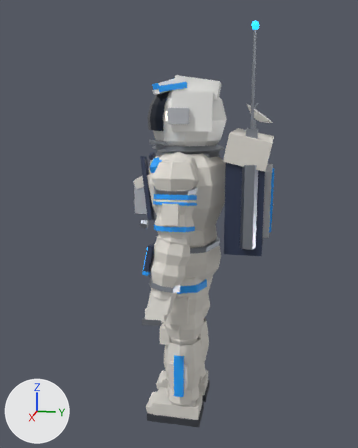
What one commit did to the glTF model assets/models/characters/oscar.glb.
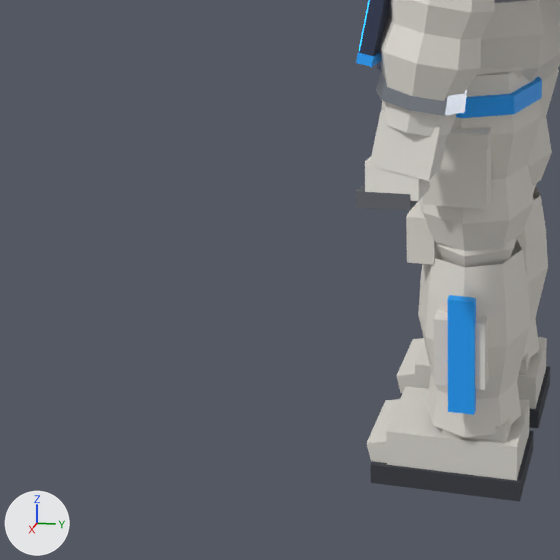
Each version is shown whole from a camera (50 mm lens) standing at (2.658, 0.482, 1.796) and looking at (-0.02, -0.053, 1.126), then close up on the part from 5% to 60% of the width and 56% to 100% of the height. The axes (+X, +Y, +Z) are drawn at lower left. The lights are the same throughout. The last two pictures show the newer version. Where no turn or scale is listed for an object, it has been applied to the vertices.

The scene before the commit, as lines of its bpy script (objects in view):
```python
me_mesh_11 = bpy.data.meshes.new('Mesh_11')
me_mesh_11.from_pydata(...)  # 8 vertices, 12 faces; spans x -0.038..0.089, y -0.139..-0.092, z -0.175..-0.022
me_mesh_11.materials.append(mat_pack)  # dark blue #2a3550
me_mesh_33 = bpy.data.meshes.new('Mesh_33')
me_mesh_33.from_pydata(...)  # a box spanning x -0.073..0.105, y -0.194..0.111, z -0.12..-0.078
me_mesh_33.materials.append(mat_sole)  # dark grey #3a3d44
me_mesh_34 = bpy.data.meshes.new('Mesh_34')
me_mesh_34.from_pydata(...)  # 48 vertices, 76 faces; spans x -0.098..0.138, y -0.114..0.114, z -0.385..-0.02
me_mesh_34.materials.append(mat_suit)  # light grey #e2ded6
ob_foot_l_sole = bpy.data.objects.new('Foot_L_Sole', me_mesh_33)
ob_foot_l_sole.location = (0.11, 0.0, 0.12)
ob_lowerarm_l_pack = bpy.data.objects.new('LowerArm_L_Pack', me_mesh_11)
ob_lowerarm_l_pack.location = (0.363, 0.001, 1.145)
ob_lowerleg_l_suit = bpy.data.objects.new('LowerLeg_L_Suit', me_mesh_34)
ob_lowerleg_l_suit.location = (0.11, 0.0, 0.521)
# also in view: 'LowerLeg_L_Accent' at (0.25, 0.0, 0.331); 'UpperLeg_R_Suit' at (-0.132, 0.0, 0.658); 'Hips_Suit' at (0.0, 0.0, 0.917); 'LowerArm_L_Metal' at (0.404, -0.04, 0.924); 'UpperLeg_L_Suit' at (0.132, 0.0, 0.658)
```
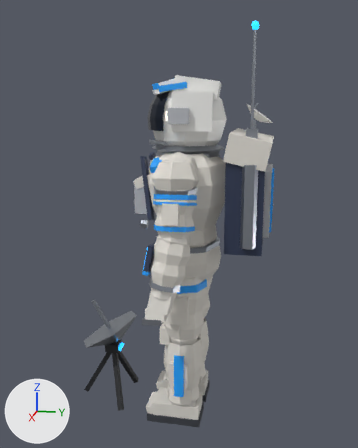
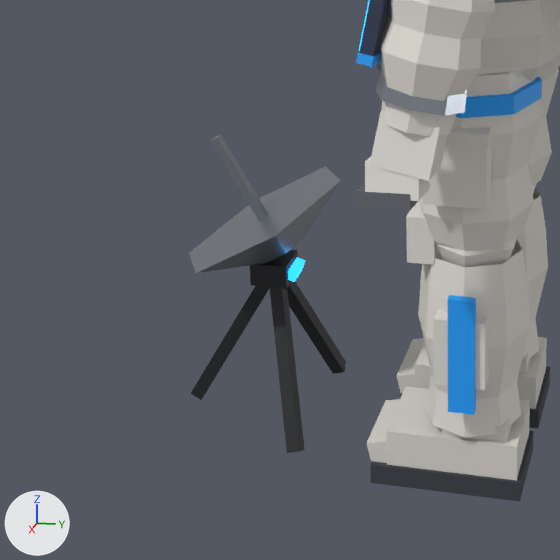
Edits to the bpy script that builds the scene:
```text
Add mat_hullblack:
    mat_hullblack = principled_material('HullBlack')
    mat_hullblack.base_color = (0.013, 0.0144, 0.0176)  # black #1e2024
    mat_hullblack.roughness = 0.55
Add me_mesh_49:
    me_mesh_49.from_pydata([(0.0275, -0.4171, 0.3552), (0.0275, -0.4257, 0.3317), (0.0275, -0.3983, 0.3483), (0.0275, -0.4069, 0.3248), (-0.0275, -0.3983, 0.3483), (-0.0275, -0.4069, 0.3248), (-0.0275, -0.4171, 0.3552), (-0.0275, -0.4257, 0.3317)], [], [(0, 1, 2), (1, 3, 2), (4, 5, 6), (5, 7, 6), (4, 6, 2), (6, 0, 2), (7, 5, 1), (5, 3, 1), (6, 7, 0), (7, 1, 0), (2, 3, 4), (3, 5, 4)])
    me_mesh_49.materials.append(mat_screen)  # blue #1fa2ff, glowing blue #1fa2ff
Add me_mesh_48:
    me_mesh_48.from_pydata(...)  # 24 vertices, 36 faces; spans x -0.173..0.173, y -0.653..-0.307, z 0.355..0.633
    me_mesh_48.materials.append(mat_metal)  # grey #9ea4ad
Add me_mesh_47:
    me_mesh_47.from_pydata(...)  # 32 vertices, 48 faces; spans x -0.176..0.176, y -0.66..-0.354, z 0.005..0.365
    me_mesh_47.materials.append(mat_hullblack)  # black #1e2024
Add ob_prop_antenna_screen:
    ob_prop_antenna_screen = bpy.data.objects.new('Prop_Antenna_Screen', me_mesh_49)
    ob_prop_antenna_screen.location = (0.0, 0.0, 0.0)
Add ob_prop_antenna_metal:
    ob_prop_antenna_metal = bpy.data.objects.new('Prop_Antenna_Metal', me_mesh_48)
    ob_prop_antenna_metal.location = (0.0, 0.0, 0.0)
Add ob_prop_antenna_hullblack:
    ob_prop_antenna_hullblack = bpy.data.objects.new('Prop_Antenna_HullBlack', me_mesh_47)
    ob_prop_antenna_hullblack.location = (0.0, 0.0, 0.0)
```

Changed parts and their boxes [x1, y1, x2, y2] in the close-ups (560 x 560 px):
'Prop_Antenna_Metal', added: after [189, 134, 341, 273]
'Prop_Antenna_HullBlack', added (black): after [191, 249, 346, 453]
'Prop_Antenna_Screen', added: after [288, 257, 305, 282]
